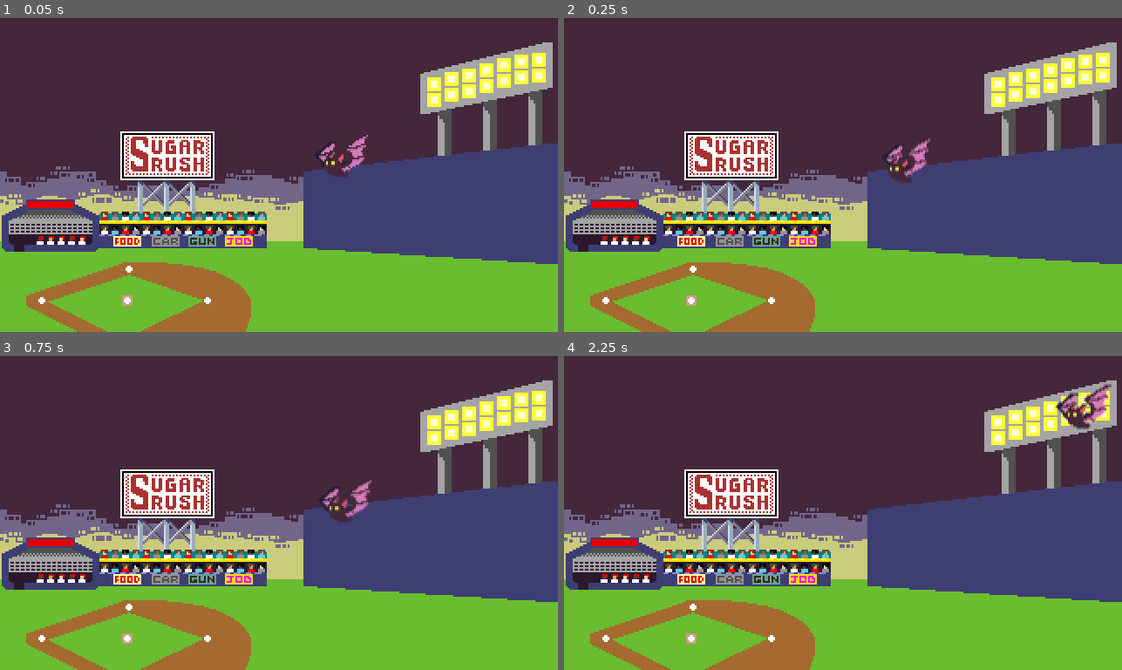
Above: before the commit, frames 1-4 (two rows, left to right).
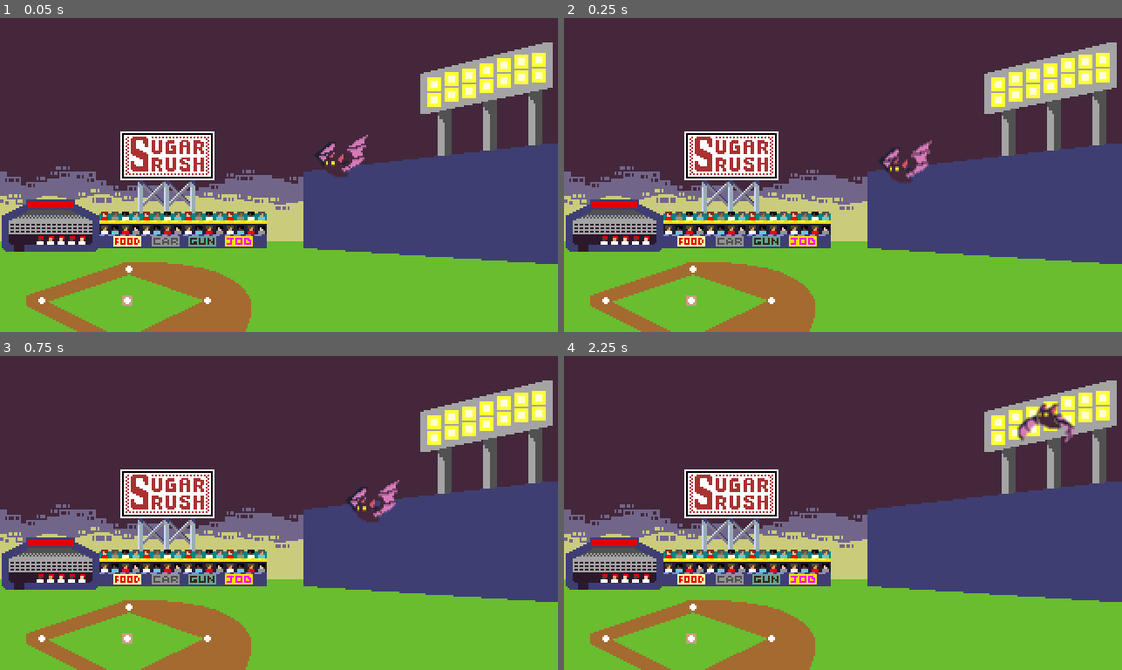
Above: after the commit, the same moments.

Repository: im-deepfriedwater/spaceball-bat
Game: Godot game, scene res://scenes/MainBaseballGame.tscn
Same seed, same stepped clock (60 frames per second), same inputs: the game is played once before the commit and once after it.
Inputs:
- Up to frame 1 (0.05 s): no input
- Up to frame 2 (0.25 s): no input
- Up to frame 3 (0.75 s): tap Enter (ui_accept) at 0.5 s; hold Right (ui_right) from 0.53 s (still down)
- Up to frame 4 (2.25 s): tap Enter (ui_accept) at 0.77, 1.07, 1.52, 1.82 s; release Right (ui_right) at 1.28 s; hold Down (ui_down) 1.28-2.03 s; hold Right (ui_right) from 2.03 s (still down)

Frame 1 is identical in both runs. In frame 2, 0.3% of the frame differs, in the area x 56-66%, y 38-52%; in frame 3, 1.0%; in frame 4, 1.3%, in the area x 81-99%, y 8-28%.

Commit message:
move animation logic into animation tree node

Diff:
--- /dev/null
+++ b/src/scenes/BaseballLauncher.tscn
@@ -0,0 +1,10 @@
+[gd_scene load_steps=2 format=2]
+
+[ext_resource path="res://scenes/Baseball-launcher.gd" type="Script" id=1]
+
+[node name="BaseballLauncher" type="Node2D"]
+script = ExtResource( 1 )
+
+[node name="LifetimeTimer" type="Timer" parent="."]
+
+[connection signal="timeout" from="LifetimeTimer" to="." method="_on_LifetimeTimer_timeout"]
--- a/src/scenes/Bat.tscn
+++ b/src/scenes/Bat.tscn
@@ -7,12 +7,125 @@
 
 [sub_resource type="RectangleShape2D" id=1]
 
-[sub_resource type="Animation" id=2]
-resource_name = "Flap"
+[sub_resource type="AnimationNodeAnimation" id=15]
+animation = "BodyBlink"
+
+[sub_resource type="AnimationNodeAnimation" id=8]
+animation = "BodyIdle"
+
+[sub_resource type="AnimationNodeBlend2" id=7]
+
+[sub_resource type="AnimationNodeOneShot" id=16]
+fadein_time = 0.0
+autorestart = true
+autorestart_delay = 2.0
+autorestart_random_delay = 20.0
+
+[sub_resource type="AnimationNodeAnimation" id=23]
+animation = "WingFlap"
+
+[sub_resource type="AnimationNodeAnimation" id=24]
+animation = "WingIdle"
+
+[sub_resource type="AnimationNodeBlendSpace1D" id=25]
+blend_point_0/node = SubResource( 23 )
+blend_point_0/pos = -1.0
+blend_point_1/node = SubResource( 24 )
+blend_point_1/pos = 0.0
+
+[sub_resource type="AnimationNodeBlendTree" id=10]
+graph_offset = Vector2( -355.224, -283.815 )
+nodes/BodyBlink/node = SubResource( 15 )
+nodes/BodyBlink/position = Vector2( 240, -100 )
+nodes/BodyIdle/node = SubResource( 8 )
+nodes/BodyIdle/position = Vector2( 220, -220 )
+nodes/BodyWingBlend2/node = SubResource( 7 )
+nodes/BodyWingBlend2/position = Vector2( 620, -20 )
+nodes/OneShot/node = SubResource( 16 )
+nodes/OneShot/position = Vector2( 440, -260 )
+nodes/WingBlendSpace/node = SubResource( 25 )
+nodes/WingBlendSpace/position = Vector2( 360, 60 )
+nodes/output/position = Vector2( 840, 40 )
+node_connections = [ "OneShot", 0, "BodyIdle", "OneShot", 1, "BodyBlink", "BodyWingBlend2", 0, "OneShot", "BodyWingBlend2", 1, "WingBlendSpace", "output", 0, "BodyWingBlend2" ]
+
+[sub_resource type="Animation" id=11]
+resource_name = "BodyBlink"
+length = 0.6
+tracks/0/type = "value"
+tracks/0/path = NodePath("Graphics/Body:frame")
+tracks/0/interp = 1
+tracks/0/loop_wrap = true
+tracks/0/imported = false
+tracks/0/enabled = true
+tracks/0/keys = {
+"times": PoolRealArray( 0, 0.1, 0.2, 0.3, 0.4, 0.5 ),
+"transitions": PoolRealArray( 1, 1, 1, 1, 1, 1 ),
+"update": 1,
+"values": [ 0, 0, 0, 1, 2, 0 ]
+}
+
+[sub_resource type="Animation" id=12]
+resource_name = "BodyIdle"
+length = 0.1
+loop = true
+tracks/0/type = "value"
+tracks/0/path = NodePath("Graphics/Body:frame")
+tracks/0/interp = 1
+tracks/0/loop_wrap = true
+tracks/0/imported = false
+tracks/0/enabled = true
+tracks/0/keys = {
+"times": PoolRealArray( 0 ),
+"transitions": PoolRealArray( 1 ),
+"update": 1,
+"values": [ 0 ]
+}
+
+[sub_resource type="Animation" id=13]
+length = 0.001
+tracks/0/type = "value"
+tracks/0/path = NodePath("Graphics/Body:frame")
+tracks/0/interp = 1
+tracks/0/loop_wrap = true
+tracks/0/imported = false
+tracks/0/enabled = true
+tracks/0/keys = {
+"times": PoolRealArray( 0 ),
+"transitions": PoolRealArray( 1 ),
+"update": 0,
+"values": [ 0 ]
+}
+tracks/1/type = "value"
+tracks/1/path = NodePath("Graphics/FarWing:frame")
+tracks/1/interp = 1
+tracks/1/loop_wrap = true
+tracks/1/imported = false
+tracks/1/enabled = true
+tracks/1/keys = {
+"times": PoolRealArray( 0 ),
+"transitions": PoolRealArray( 1 ),
+"update": 0,
+"values": [ 0 ]
+}
+tracks/2/type = "value"
+tracks/2/path = NodePath("Graphics/CloseWing:frame")
+tracks/2/interp = 1
+tracks/2/loop_wrap = true
+tracks/2/imported = false
+tracks/2/enabled = true
+tracks/2/keys = {
+"times": PoolRealArray( 0 ),
+"transitions": PoolRealArray( 1 ),
+"update": 0,
+"values": [ 0 ]
+}
+
+[sub_resource type="Animation" id=14]
+resource_name = "WingFlap"
 length = 0.6
 loop = true
 tracks/0/type = "value"
-tracks/0/path = NodePath("FarWing:frame")
+tracks/0/path = NodePath("Graphics/FarWing:frame")
 tracks/0/interp = 1
 tracks/0/loop_wrap = true
 tracks/0/imported = false
@@ -24,7 +137,7 @@
 "values": [ 0, 0, 1, 1, 2, 2 ]
 }
 tracks/1/type = "value"
-tracks/1/path = NodePath("CloseWing:frame")
+tracks/1/path = NodePath("Graphics/CloseWing:frame")
 tracks/1/interp = 1
 tracks/1/loop_wrap = true
 tracks/1/imported = false
@@ -36,11 +149,12 @@
 "values": [ 0, 0, 1, 1, 2, 2 ]
 }
 
-[sub_resource type="Animation" id=3]
-resource_name = "Idle"
+[sub_resource type="Animation" id=22]
+resource_name = "WingIdle"
 length = 0.1
-tracks/0/type = "value"
-tracks/0/path = NodePath("FarWing:frame")
+loop = true
+tracks/0/type = "value"
+tracks/0/path = NodePath("Graphics/FarWing:frame")
 tracks/0/interp = 1
 tracks/0/loop_wrap = true
 tracks/0/imported = false
@@ -52,7 +166,7 @@
 "values": [ 0 ]
 }
 tracks/1/type = "value"
-tracks/1/path = NodePath("CloseWing:frame")
+tracks/1/path = NodePath("Graphics/CloseWing:frame")
 tracks/1/interp = 1
 tracks/1/loop_wrap = true
 tracks/1/imported = false
@@ -64,64 +178,6 @@
 "values": [ 0 ]
 }
 
-[sub_resource type="Animation" id=4]
-length = 0.001
-tracks/0/type = "value"
-tracks/0/path = NodePath("FarWing:frame")
-tracks/0/interp = 1
-tracks/0/loop_wrap = true
-tracks/0/imported = false
-tracks/0/enabled = true
-tracks/0/keys = {
-"times": PoolRealArray( 0 ),
-"transitions": PoolRealArray( 1 ),
-"update": 0,
-"values": [ 0 ]
-}
-tracks/1/type = "value"
-tracks/1/path = NodePath("CloseWing:frame")
-tracks/1/interp = 1
-tracks/1/loop_wrap = true
-tracks/1/imported = false
-tracks/1/enabled = true
-tracks/1/keys = {
-"times": PoolRealArray( 0 ),
-"transitions": PoolRealArray( 1 ),
-"update": 0,
-"values": [ 0 ]
-}
-
-[sub_resource type="Animation" id=5]
-resource_name = "Blink"
-length = 0.7
-tracks/0/type = "value"
-tracks/0/path = NodePath("Body:frame")
-tracks/0/interp = 1
-tracks/0/loop_wrap = true
-tracks/0/imported = false
-tracks/0/enabled = true
-tracks/0/keys = {
-"times": PoolRealArray( 0, 0.125, 0.25, 0.375, 0.5, 0.6 ),
-"transitions": PoolRealArray( 1, 1, 1, 1, 1, 1 ),
-"update": 1,
-"values": [ 0, 0, 0, 1, 2, 0 ]
-}
-
-[sub_resource type="Animation" id=6]
-length = 0.001
-tracks/0/type = "value"
-tracks/0/path = NodePath("Body:frame")
-tracks/0/interp = 1
-tracks/0/loop_wrap = true
-tracks/0/imported = false
-tracks/0/enabled = true
-tracks/0/keys = {
-"times": PoolRealArray( 0 ),
-"transitions": PoolRealArray( 1 ),
-"update": 0,
-"values": [ 0 ]
-}
-
 [node name="Bat" type="KinematicBody2D"]
 collision_mask = 6
 script = ExtResource( 1 )
@@ -132,20 +188,22 @@
 [node name="FlappyInputBufferTimer" type="Timer" parent="."]
 one_shot = true
 
-[node name="BlinkTimer" type="Timer" parent="."]
-wait_time = 2.0
-autostart = true
+[node name="AnimationTree" type="AnimationTree" parent="."]
+tree_root = SubResource( 10 )
+anim_player = NodePath("../AnimationPlayer")
+active = true
+parameters/BodyWingBlend2/blend_amount = 0.5
+parameters/OneShot/active = false
+parameters/WingBlendSpace/blend_position = 1.08471
+
+[node name="AnimationPlayer" type="AnimationPlayer" parent="."]
+anims/BodyBlink = SubResource( 11 )
+anims/BodyIdle = SubResource( 12 )
+anims/RESET = SubResource( 13 )
+anims/WingFlap = SubResource( 14 )
+anims/WingIdle = SubResource( 22 )
 
 [node name="Graphics" type="Node2D" parent="."]
-
-[node name="WingAnimationPlayer" type="AnimationPlayer" parent="Graphics"]
-anims/Flap = SubResource( 2 )
-anims/Idle = SubResource( 3 )
-anims/RESET = SubResource( 4 )
-
-[node name="BodyAnimationPlayer" type="AnimationPlayer" parent="Graphics"]
-anims/Blink = SubResource( 5 )
-anims/RESET = SubResource( 6 )
 
 [node name="FarWing" type="Sprite" parent="Graphics"]
 texture = ExtResource( 2 )
@@ -163,4 +221,3 @@
 vframes = 2
 
 [connection signal="timeout" from="FlappyInputBufferTimer" to="." method="_on_InputBufferTimer_timeout"]
-[connection signal="timeout" from="BlinkTimer" to="." method="_on_BlinkTimer_timeout"]
--- a/src/scenes/MainBaseballGame.tscn
+++ b/src/scenes/MainBaseballGame.tscn
@@ -35,7 +35,6 @@
 
 [node name="Bat" parent="FrontLayer" instance=ExtResource( 4 )]
 position = Vector2( 192, 84 )
-flappy_is_horizontal_momentum = true
 
 [node name="CollisionBoundaries" type="Node2D" parent="."]
 visible = false
--- a/src/scripts/Bat.gd
+++ b/src/scripts/Bat.gd
@@ -22,12 +22,7 @@
 var flappy_is_input_buffering : bool = false
 # Flappy Movement End Region
 
-# TODO: We'll probably want to use an animation tree if we get
-# more intricate with animation states
-onready var wing_animation_player := $Graphics/WingAnimationPlayer
-onready var body_animation_player := $Graphics/BodyAnimationPlayer
-
-onready var blink_timer := $BlinkTimer
+onready var animation_tree := $AnimationTree
 
 var bat_velocity := Vector2.ZERO
 var rng := RandomNumberGenerator.new()
@@ -88,17 +83,9 @@
 	# in Godot, upward is negative y, which translates to -1 as a normal
 	bat_velocity = move_and_slide(bat_velocity, Vector2(0, -1))
 
-	if bat_velocity.y > 0:
-		wing_animation_player.play("Flap")
-	else:
-		wing_animation_player.play("Idle")
+	var blend_position := -1 if bat_velocity.y <= 0 else 1
+	animation_tree.set("parameters/WingBlendSpace/blend_position", blend_position)
+
 
 func _on_InputBufferTimer_timeout():
 	flappy_is_input_buffering = false
-
-func _on_BlinkTimer_timeout():
-	# random ~20% chance to blink
-	var result := rng.randi_range(0, 10)
-
-	if result <= 2:
-		body_animation_player.play("Blink")
Not shown, added: src/assets/characters/bat_version1.aseprite.import
Not shown: 1 places in src/scenes/Bat.tscn that only renumber resources
